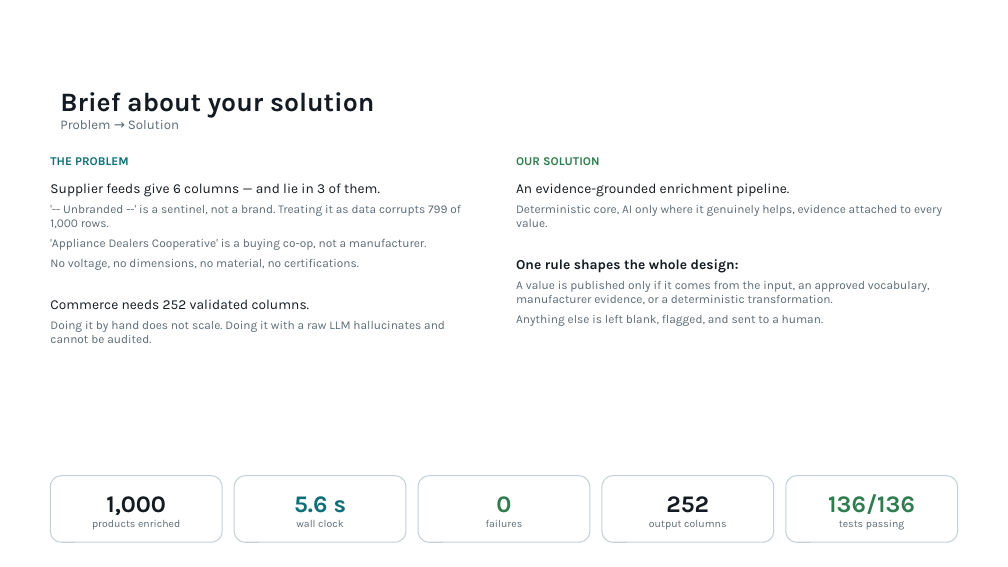
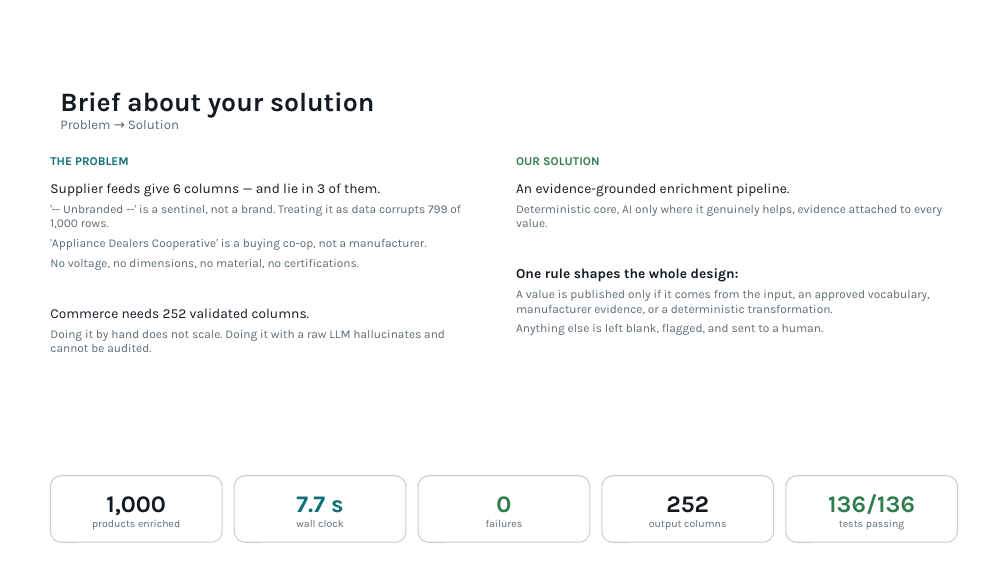
Before and after one commit to kumarrishuraj/unilog-ai-product-intelligence, a slide deck: slide 3 of UniHack_Unilog_Product_Intelligence.pptx. Drawn at 1008x567 pixels with LibreOffice and Linux fonts; fonts in the diff are those of the drawing; background and template pictures are left out. Boxes give left, top, right and bottom in pixels: in the first picture for what was removed or moved away, otherwise in the second. Text is boxed around its words. In the diff, an @@ line names an element or a change of style, - is before the commit and + after.

```diff
--- a/UniHack_Unilog_Product_Intelligence.pptx
+++ b/UniHack_Unilog_Product_Intelligence.pptx
@@ text "Supplier feeds give 6 columns ..." rewrapped from (x1=50, y1=183, x2=461, y2=343) to (x1=50, y1=183, x2=461, y2=352) @@
@@ text "An evidence-grounded enrichment pipeline." rewrapped from (x1=516, y1=183, x2=942, y2=326) to (x1=516, y1=183, x2=942, y2=335) @@
@@ text in rounded rectangle at (x1=296, y1=496, x2=344, y2=513): text changed @@
-5.6 s
+7.7 s
```
Also in this commit, not shown: 4 other slides changed, 5 other files.
